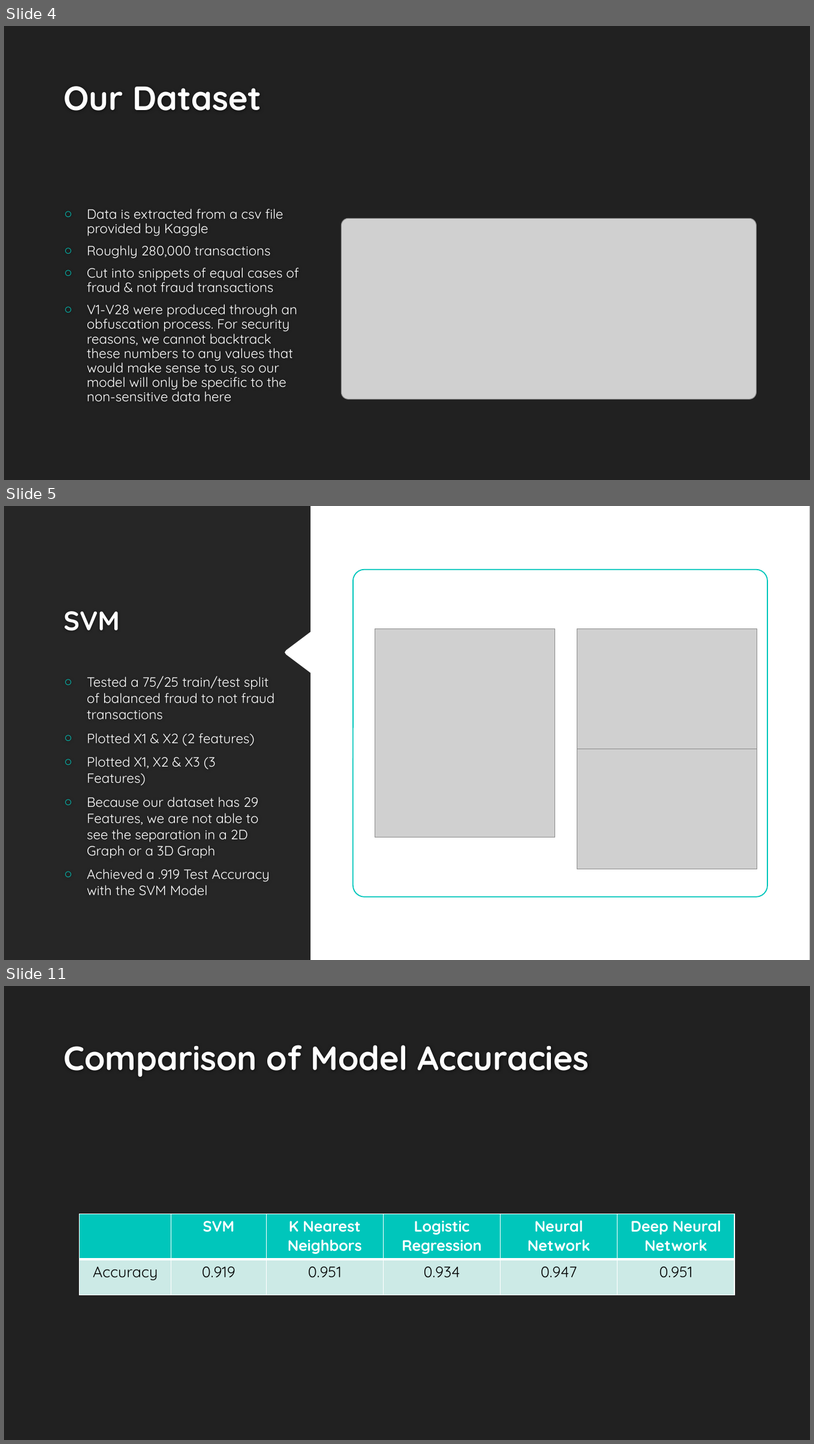
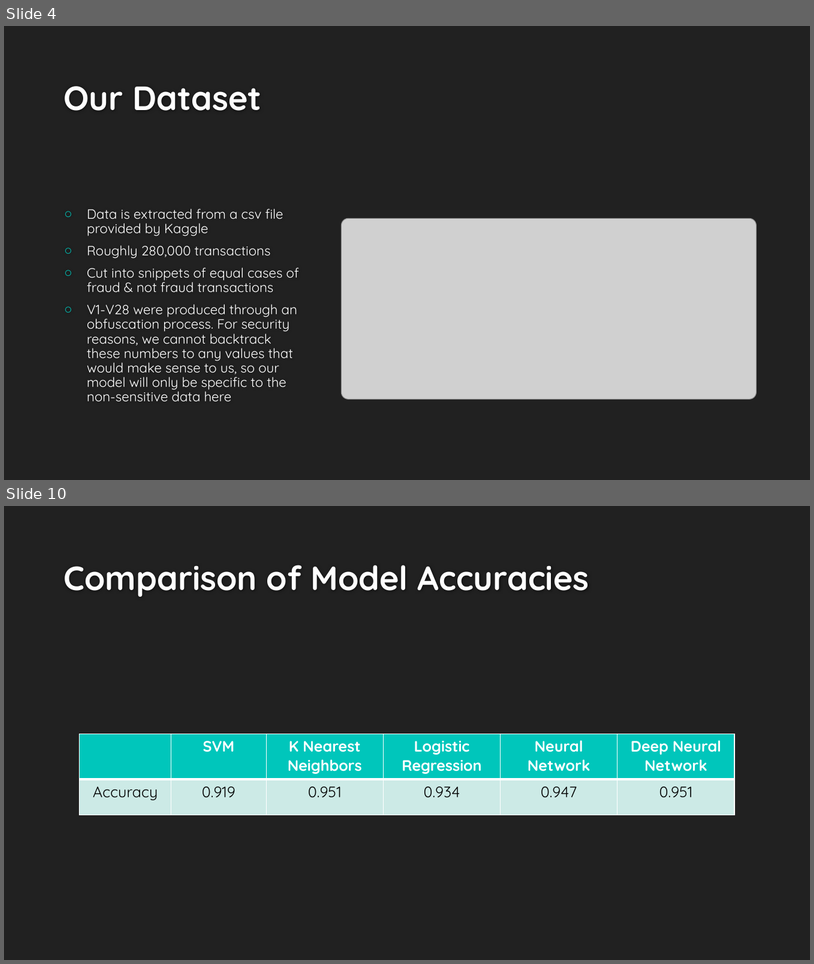
Before and after one commit to Sal-r/Credit-Card-Fraud, a slide deck: Credit_Card_Fraud_Presentation.pptx. Shown one above the other, each under a label of ours: slides 4, 5 and 11 before the commit, slides 4 and 10 after it; the slides between them are not shown. The pictures are 814x1444 and 814x964 pixels, drawn with LibreOffice and Linux fonts; fonts in the diff are those of the drawing; grey boxes stand for pictures; background and template pictures are left out. Boxes give left, top, right and bottom in pixels: in the first picture for what was removed or moved away, otherwise in the second. Text is boxed around its words. In the diff, an @@ line names an element or a change of style, - is before the commit and + after.

```diff
--- a/Credit_Card_Fraud_Presentation.pptx
+++ b/Credit_Card_Fraud_Presentation.pptx
@@ slide 5 removed at (4,506,810,960), background #212121 @@
@@ rectangle removed at (4,506,810,960) @@
@@ freeform shape removed at (4,506,311,960) @@
@@ rounded rectangle removed at (353,570,768,897) @@
@@ title removed at (63,611,120,631) @@
-SVM
@@ picture removed at (375,629,556,838) @@
@@ picture removed at (578,629,758,749) @@
@@ text removed at (87,676,275,895) @@
-○ Tested a 75/25 train/test split of balanced fraud to not fraud transactions
-○ Plotted X1 & X2 (2 features)
-○ Plotted X1, X2 & X3 (3 Features)
-○ Because our dataset has 29 Features, we are not able to see the separation in a 2D Graph or a 3D Graph
-○ Achieved a .919 Test Accuracy with the SVM Model
@@ picture removed at (578,748,758,869) @@
@@ what was slide 11 is now slide 10 @@
```
Also in this commit, not shown: 6 slides changed, 9 other files.
